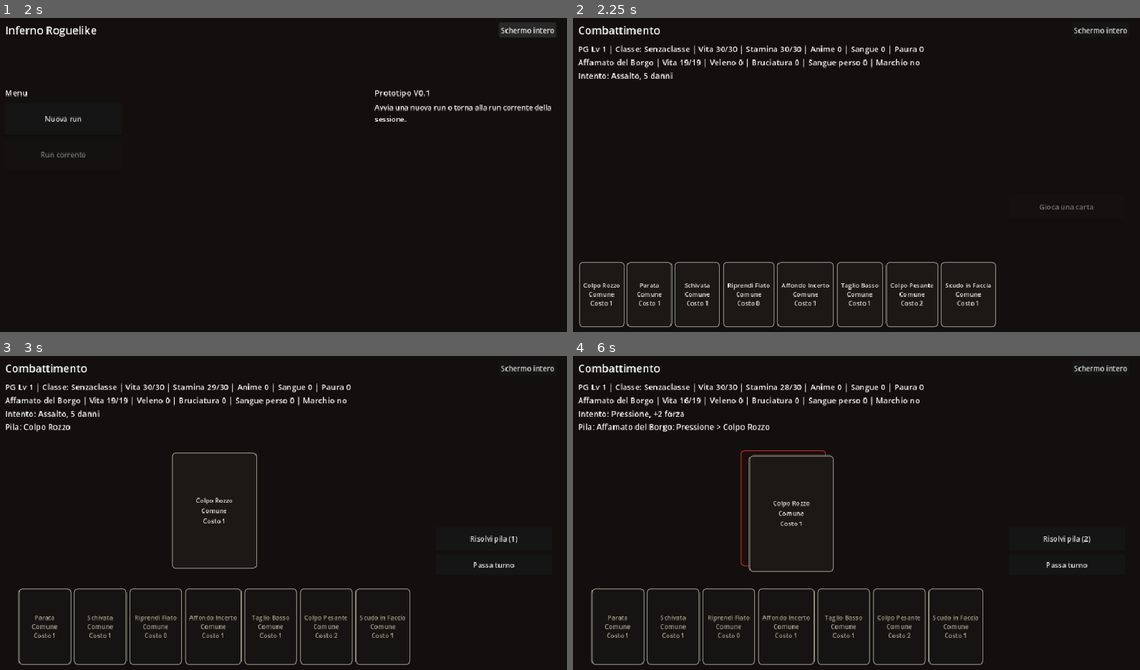
Above: before the commit, frames 1-4 (two rows, left to right).
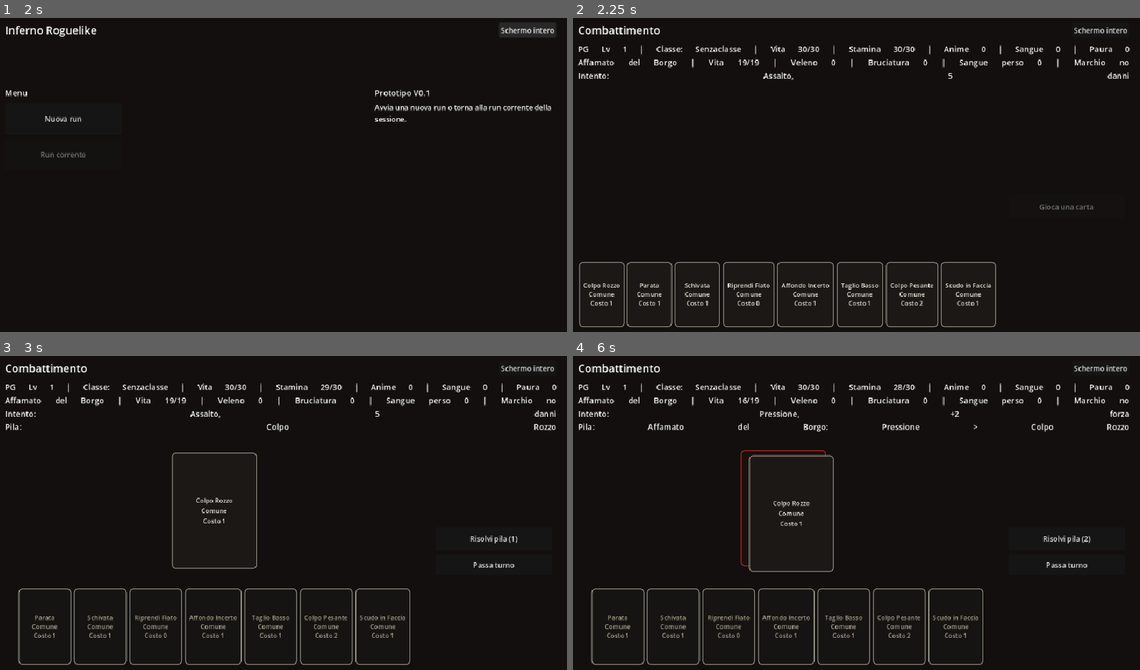
Above: after the commit, the same moments.

Repository: Chivas1504/Gioco
Game: Godot game, scene res://scenes/main.tscn
Two runs of this game, one before a commit and one after it. Both use one fixed random seed, a clock stepped at 60 frames per second and the inputs below.
Inputs:
- Up to frame 1 (2 s): click "Schermo intero" at 0.5 s; click "Finestra" at 1.25 s
- Up to frame 2 (2.25 s): click "Nuova run" at 2 s
- Up to frame 3 (3 s): click "Colpo Rozzo Comune Costo 1" at 2.75 s
- Up to frame 4 (6 s): click "Risolvi pila (1)" at 3.5 s; click "Schermo intero" at 4.25 s; click "Finestra" at 5 s; click "Colpo Rozzo Comune Costo 1" at 5.75 s

Frame 1 is identical in both runs. In frame 2, 2.1% of the frame differs, in the area x 3-99%, y 8-20%; in frame 3, 2.3%; in frame 4, 2.7%, in the area x 3-99%, y 8-25%.

Commit message:
Estende testo header a tutta larghezza

Diff:
--- a/scripts/main.gd
+++ b/scripts/main.gd
@@ -118,18 +118,21 @@
 
 	player_label = Label.new()
 	player_label.size_flags_horizontal = Control.SIZE_EXPAND_FILL
+	player_label.horizontal_alignment = HORIZONTAL_ALIGNMENT_FILL
 	player_label.autowrap_mode = TextServer.AUTOWRAP_WORD_SMART
 	player_label.add_theme_font_size_override("font_size", 18)
 	status_row.add_child(player_label)
 
 	enemy_label = Label.new()
 	enemy_label.size_flags_horizontal = Control.SIZE_EXPAND_FILL
+	enemy_label.horizontal_alignment = HORIZONTAL_ALIGNMENT_FILL
 	enemy_label.autowrap_mode = TextServer.AUTOWRAP_WORD_SMART
 	enemy_label.add_theme_font_size_override("font_size", 18)
 	status_row.add_child(enemy_label)
 
 	intent_label = Label.new()
 	intent_label.size_flags_horizontal = Control.SIZE_EXPAND_FILL
+	intent_label.horizontal_alignment = HORIZONTAL_ALIGNMENT_FILL
 	intent_label.autowrap_mode = TextServer.AUTOWRAP_WORD_SMART
 	intent_label.add_theme_font_size_override("font_size", 18)
 	status_row.add_child(intent_label)
